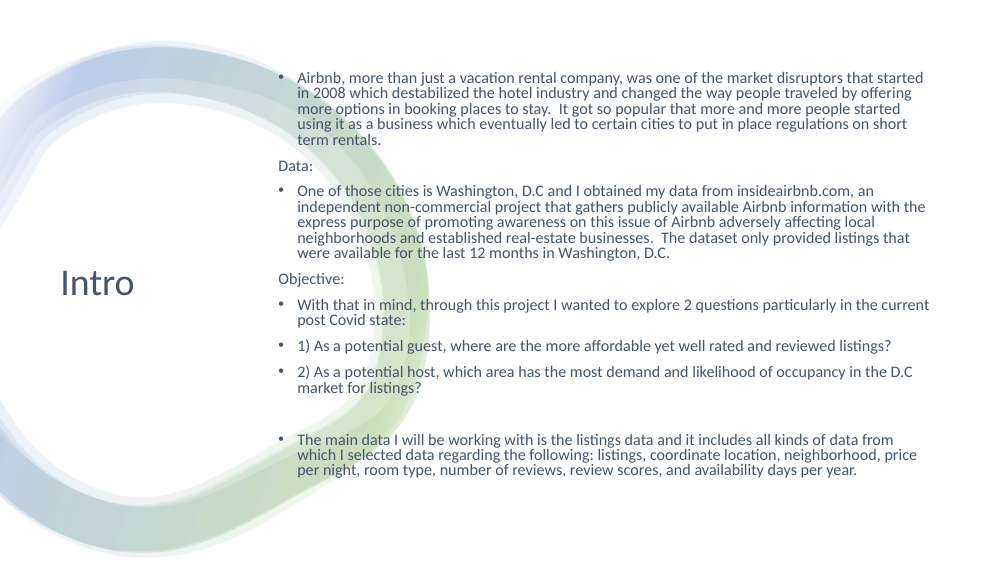
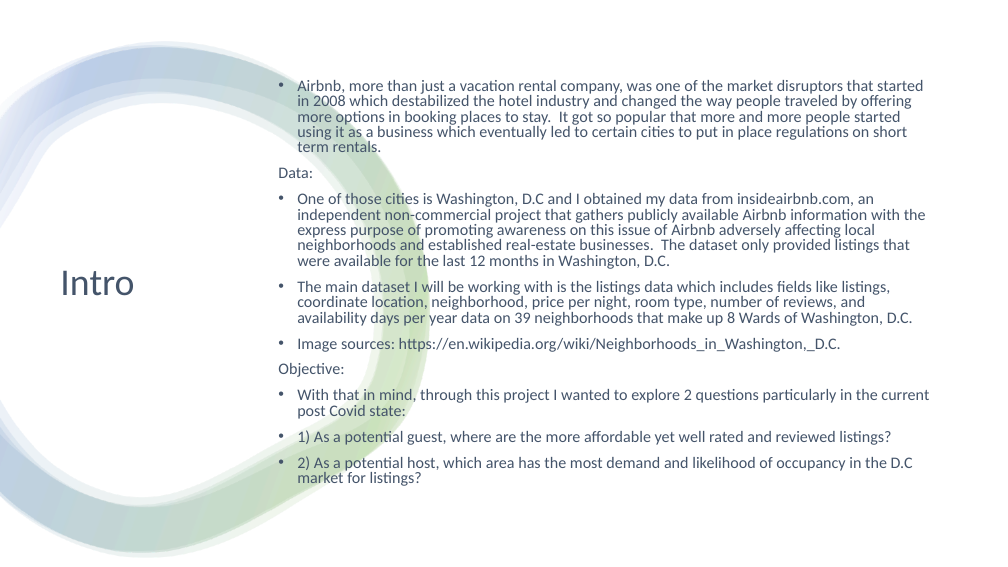
Before and after one commit to AugiBold/Airbnb-Shiny, a slide deck: slide 2 of Airbnb – Washington DC Analysis.pptx. Drawn at 1008x567 pixels with LibreOffice and Linux fonts; fonts in the diff are those of the drawing. Boxes give left, top, right and bottom in pixels: in the first picture for what was removed or moved away, otherwise in the second. Text is boxed around its words. In the diff, an @@ line names an element or a change of style, - is before the commit and + after.

```diff
--- a/Airbnb – Washington DC Analysis.pptx
+++ b/Airbnb – Washington DC Analysis.pptx
@@ text at (297,279,913,354): paragraphs added @@
+• The main dataset I will be working with is the listings data which includes fields like listings, coordinate location, neighborhood, price per night, room type, number of reviews, and availability days per year data on 39 neighborhoods that make up 8 Wards of Washington, D.C.
+• Image sources: https://en.wikipedia.org/wiki/Neighborhoods_in_Washington,_D.C.
@@ text at (297,434,918,481): paragraph removed @@
-• The main data I will be working with is the listings data and it includes all kinds of data from which I selected data regarding the following: listings, coordinate location, neighborhood, price per night, room type, number of reviews, review scores, and availability days per year.
```
Also in this commit, not shown: 8 other files.
